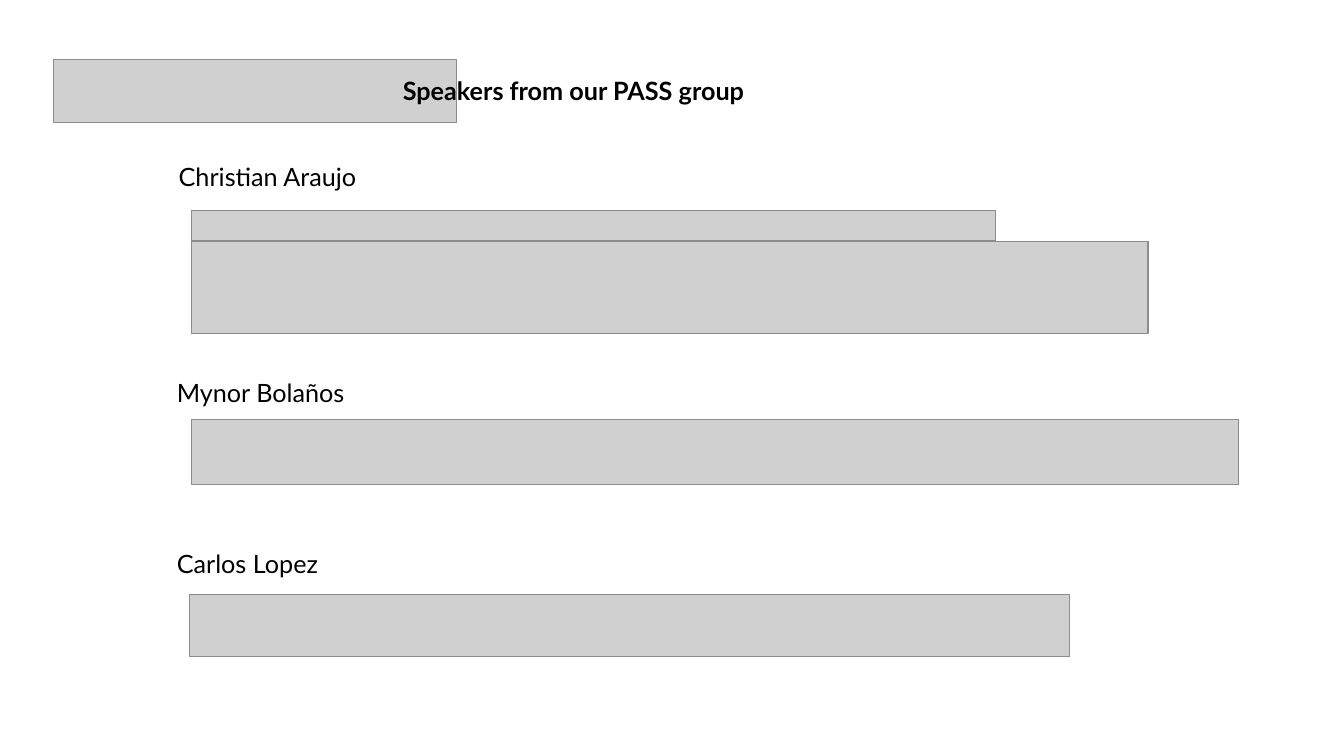
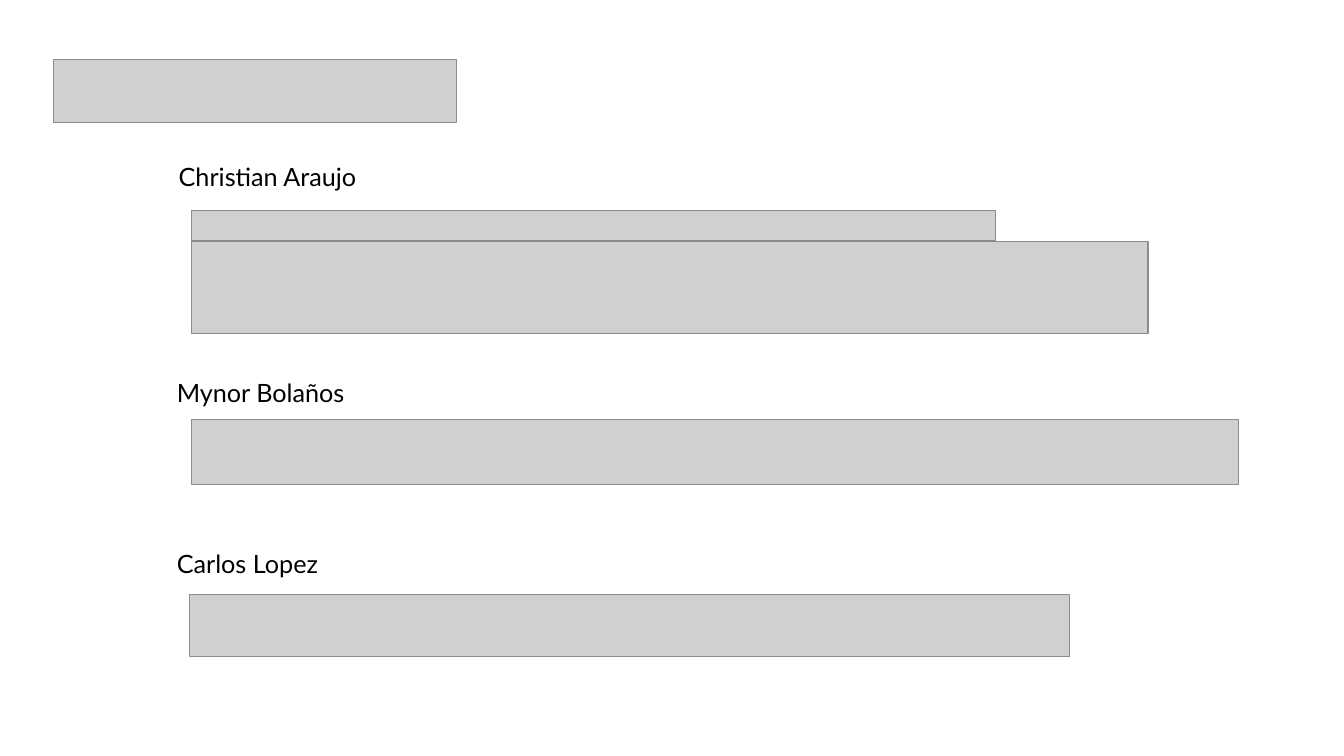
Before and after one commit to GTSSUG/Sessions, a slide deck: slide 12 of 20190123/PASS-GTSSUG-20190123.pptx. Drawn at 1344x756 pixels with LibreOffice and Linux fonts; fonts in the diff are those of the drawing; grey boxes stand for pictures; background and template pictures are left out. Boxes give left, top, right and bottom in pixels: in the first picture for what was removed or moved away, otherwise in the second. Text is boxed around its words. In the diff, an @@ line names an element or a change of style, - is before the commit and + after.

```diff
--- a/20190123/PASS-GTSSUG-20190123.pptx
+++ b/20190123/PASS-GTSSUG-20190123.pptx
@@ text removed at [403, 79, 744, 105] @@
-Speakers from our PASS group
```
Also in this commit, not shown: 7 other slides changed, 2 slides added, 2 slides removed.
